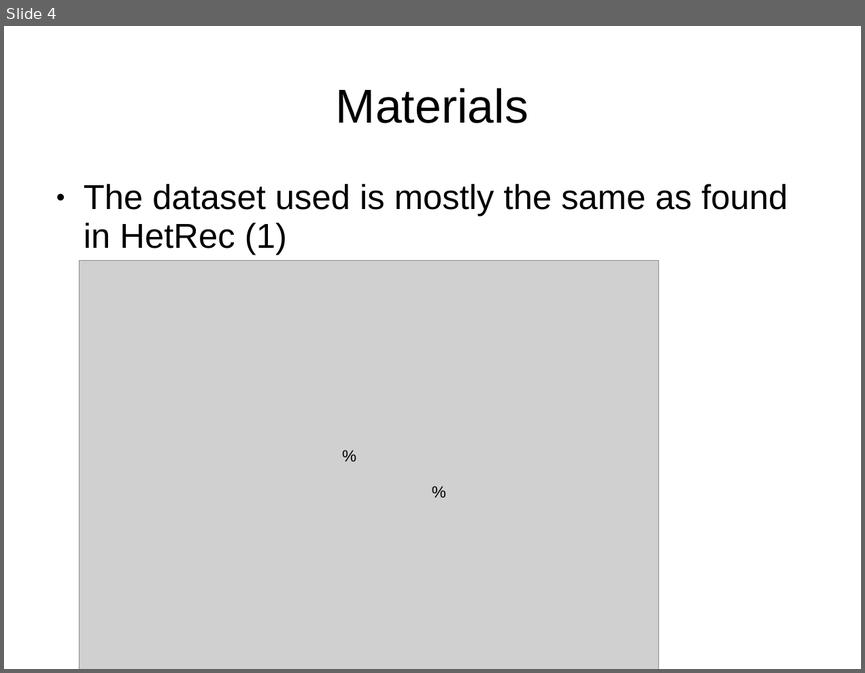
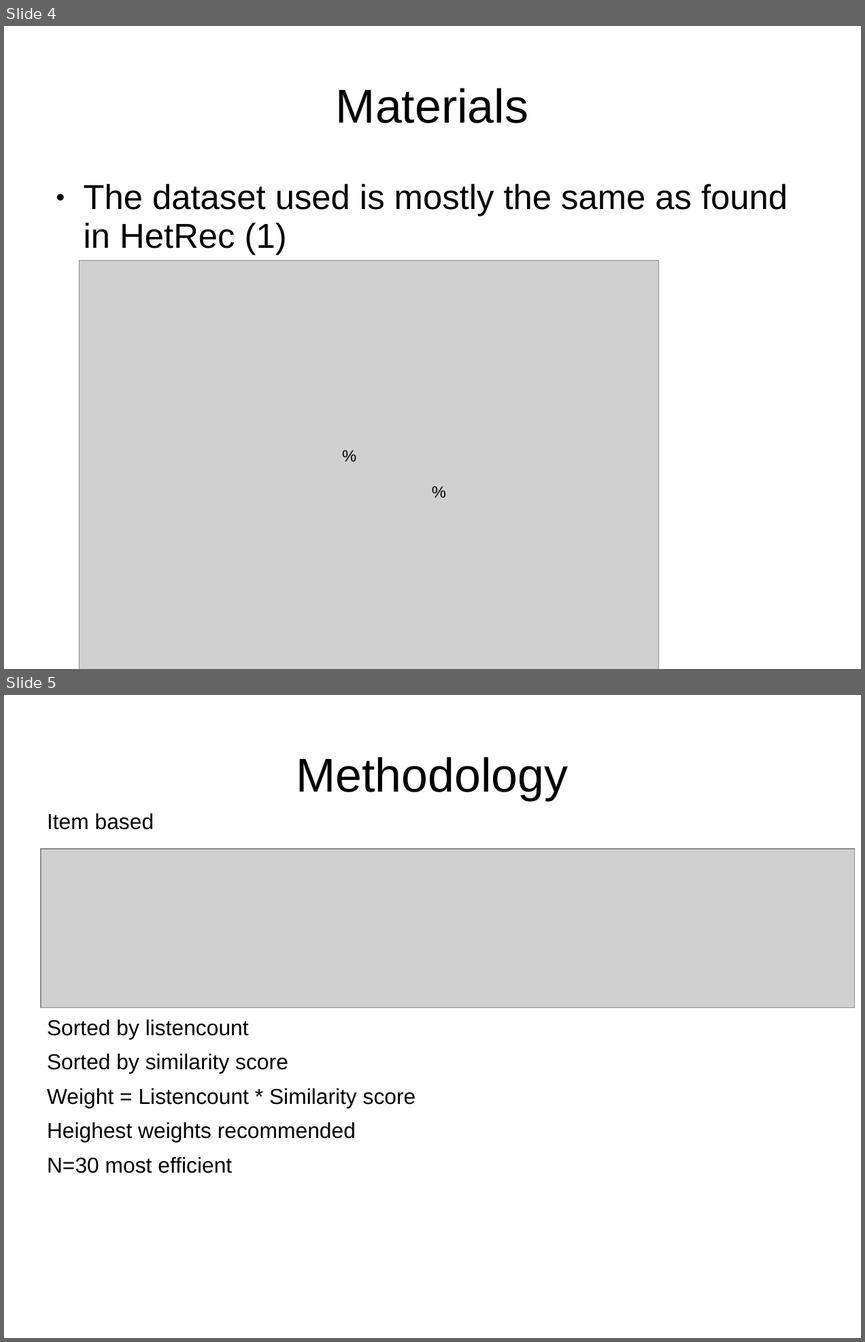
Before and after one commit to nvtslot/IR-recommender-lastfm, a slide deck: presentation.ppt. Shown one above the other, each under a label of ours: slide 4 before the commit, slides 4 and 5 after it. The pictures are 865x673 and 865x1342 pixels, drawn with LibreOffice and Linux fonts; fonts in the diff are those of the drawing; grey boxes stand for pictures. Boxes give left, top, right and bottom in pixels: in the first picture for what was removed or moved away, otherwise in the second. Text is boxed around its words. In the diff, an @@ line names an element or a change of style, - is before the commit and + after.

```diff
--- a/presentation.ppt
+++ b/presentation.ppt
@@ slide 5 added at [4,695,861,1338], background #FFFFFF @@
@@ title added at [296,757,568,800], 44 pt, text #000000 @@
+Methodology
@@ text added at [47,813,416,1173], 20 pt, text #000000 @@
+Item based
+Sorted by listencount
+Sorted by similarity score
+Weight = Listencount * Similarity score
+Heighest weights recommended
+N=30 most efficient
@@ picture added at [41,849,855,1008] @@
```
Also in this commit, not shown: 1 slide changed, 1 other slide added.
